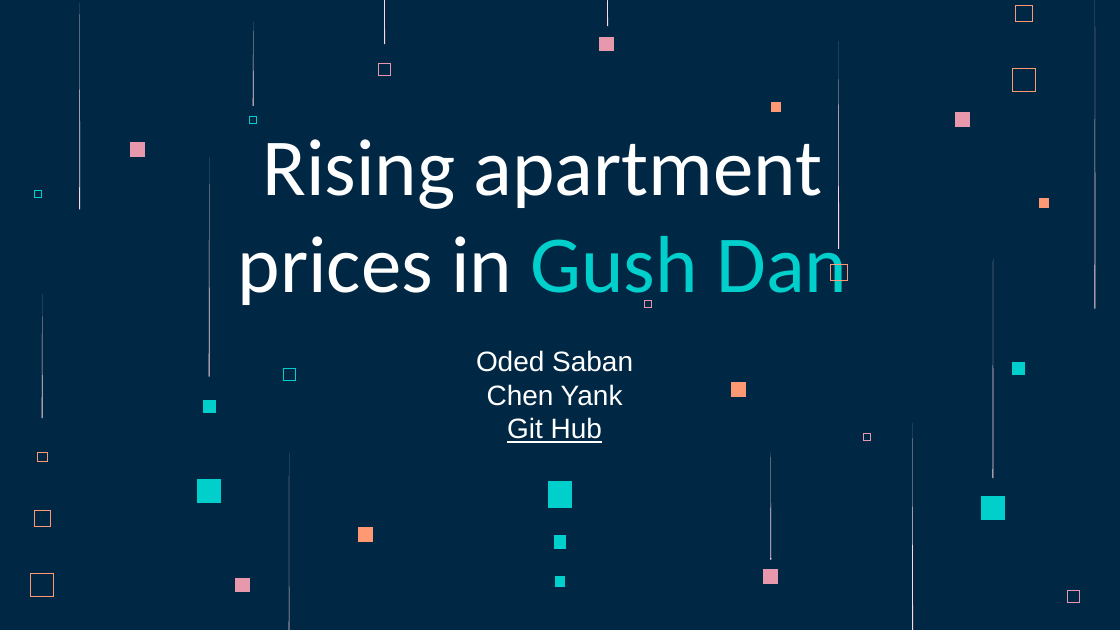
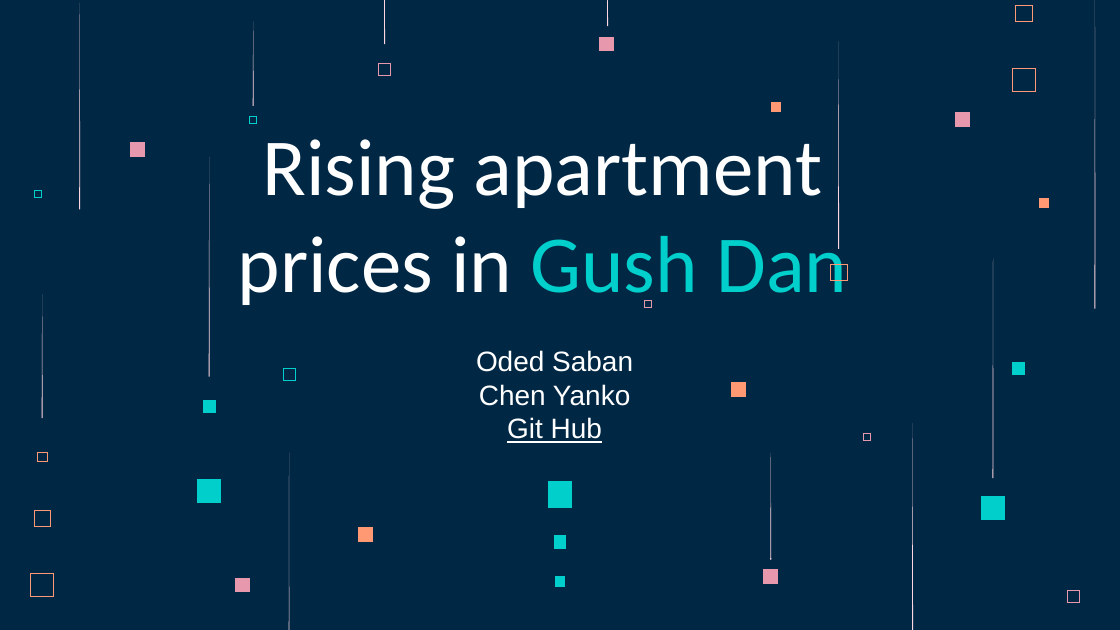
Before and after one commit to odedsaban/Data-Science-Project, a slide deck: slide 1 of Rising apartment prices in Gush Dan.pptx. Drawn at 1120x630 pixels with LibreOffice and Linux fonts; fonts in the diff are those of the drawing. Boxes give left, top, right and bottom in pixels: in the first picture for what was removed or moved away, otherwise in the second. Text is boxed around its words. In the diff, an @@ line names an element or a change of style, - is before the commit and + after.

```diff
--- a/Rising apartment prices in Gush Dan.pptx
+++ b/Rising apartment prices in Gush Dan.pptx
@@ subtitle at (x1=479, y1=384, x2=630, y2=406): text changed @@
-Chen Yank
+Chen Yanko
```
Also in this commit, not shown: 1 other slide changed, 2 other files.
